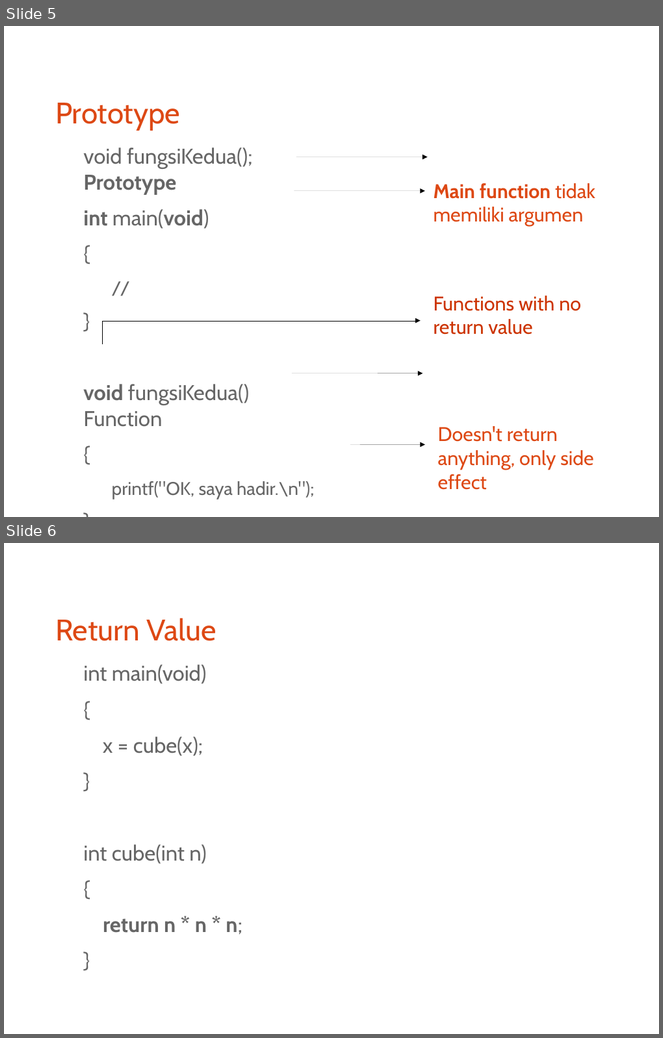
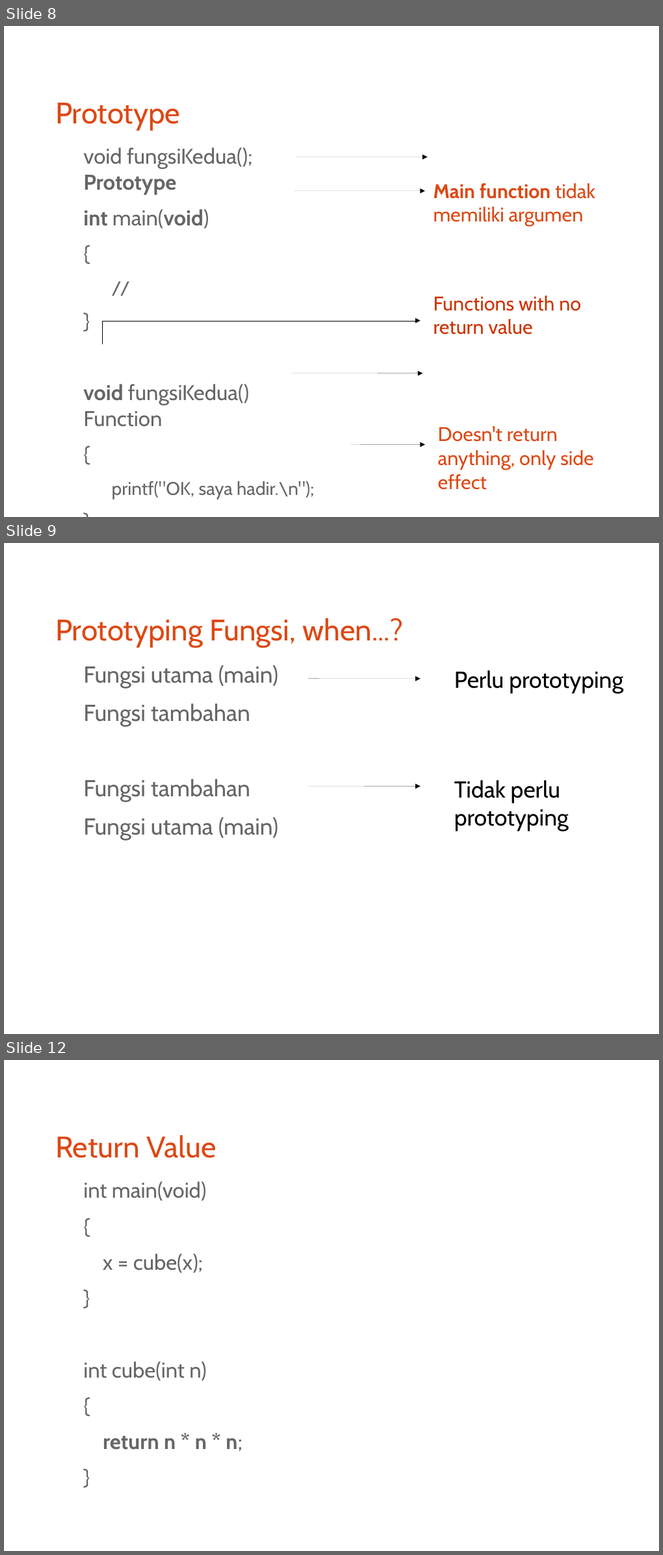
Before and after one commit to bagustris/prokom-tf, a slide deck: prokom3.odp. Shown one above the other, each under a label of ours: slides 5 and 6 before the commit, slides 8, 9 and 12 after it; the slides between them are not shown. The pictures are 663x1038 and 663x1555 pixels, drawn with LibreOffice and Linux fonts; fonts in the diff are those of the drawing. Boxes give left, top, right and bottom in pixels: in the first picture for what was removed or moved away, otherwise in the second. Text is boxed around its words. In the diff, an @@ line names an element or a change of style, - is before the commit and + after.

```diff
--- a/prokom3.odp
+++ b/prokom3.odp
@@ slide 9 added at [4, 543, 659, 1034], background #FFFFFF @@
@@ title added at [55, 618, 403, 648], 36 pt, text #DD4814 @@
+Prototyping Fungsi, when...?
@@ text added at [83, 665, 279, 840], 28 pt, text #666666 @@
+Fungsi utama (main)
+Fungsi tambahan
+Fungsi tambahan
+Fungsi utama (main)
@@ arrow added from (308, 679) to (421, 679), #000000 0 pt @@
@@ text added at [454, 670, 623, 693], 28 pt, text #000000 @@
+Perlu prototyping
@@ arrow added from (308, 786) to (421, 786), #000000 0 pt @@
@@ text added at [454, 780, 569, 831], 28 pt, text #000000 @@
+Tidak perlu prototyping
@@ what was slide 5 is now slide 8 @@
@@ what was slide 6 is now slide 12 @@
```
Also in this commit, not shown: 5 other slides added, 1 slide removed, 2 other files.
